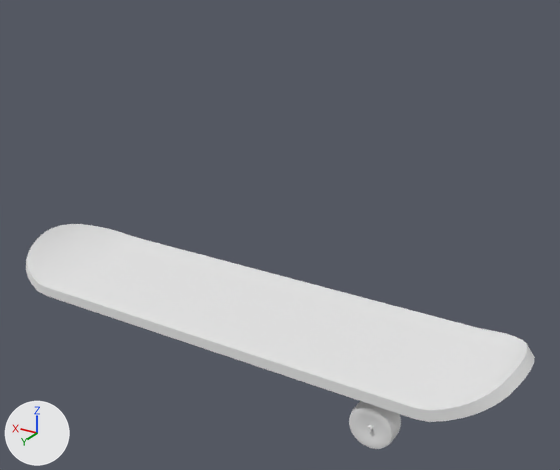
One commit to the Blender file blends/skateboard.blend: the scene before it, then after it.
One viewpoint serves both versions: a camera (50 mm lens) standing at (-5.07, 7.64, 5.02) and looking at (-0.42, -0.11, 1.15). Every picture has the same lights, and +X, +Y and +Z are marked at lower left.

Objects in the first picture: 'axis', 'board', 'wheel'.
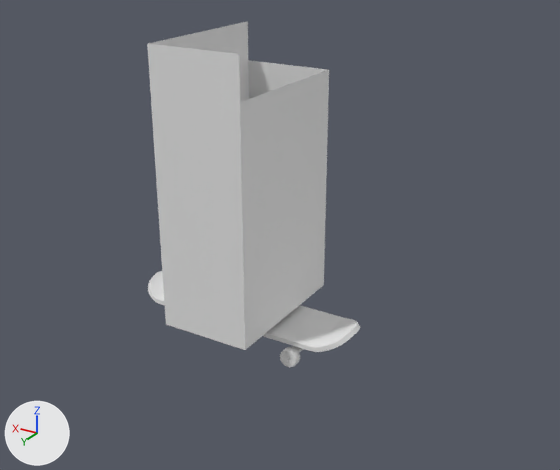
Where the newer file only moved an object's origin or applied its transform, the numbers keep the older frame.

The change, as a diff of the scene's bpy script:
```diff
--- a/blends/skateboard.blend.py
+++ b/blends/skateboard.blend.py
@@ me_cube @@
 me_cube.from_pydata(...)  # 46 vertices, 45 faces; spans x -3.7..0.0, y -1.0..1.0, z -0.07..0.41
 # used by ob_board; location = (0.0, 0.0, 0.0)
+# me_cube part 1: the whole mesh is scaled about the mesh origin by 0.429
 me_cube.materials.append(mat_material)
@@ me_cylinder_001 @@
 me_cylinder_001.from_pydata(...)  # 832 vertices, 768 faces; spans x -0.143..0.143, y -0.28..0.28, z -0.28..0.28
 # used by ob_wheel; location = (-2.22, 0.77, -0.47); rotation_euler = (0.0, 0.0, -1.571), in degrees (0, 0, -90)
+# me_cylinder_001 part 2: the whole mesh is scaled about its middle by 0.429, then moved by (0.329, 1.323, 0.269)
@@ me_cube_003 @@
+me_cube_003.from_pydata([(-0.6, -1.0, -1.0), (-0.6, -1.0, 1.0), (-0.6, 1.0, -1.0), (-0.6, 1.0, 1.0), (0.6, -1.0, -1.0), (0.6, -1.0, 1.0), (0.6, 1.0, -1.0), (0.6, 1.0, 1.0), (-0.6, -1.0, 1.0), (-0.6, 1.0, 1.0), (0.6, -1.0, 1.0), (0.6, 1.0, 1.0), (-0.6, -1.0, 2.0), (-0.6, 1.0, 2.0), (0.6, 1.0, 2.0), (0.6, -1.0, 2.0), (-0.6, 1.0, 2.5), (0.6, 1.0, 2.5), (0.6, -1.0, 2.5)], [], [(0, 1, 3, 2), (2, 3, 7, 6), (6, 7, 5, 4), (4, 5, 1, 0), (2, 6, 4, 0), (7, 3, 1, 5), (9, 11, 10, 8), (10, 15, 12, 8), (11, 14, 15, 10), (9, 13, 14, 11), (8, 12, 13, 9), (14, 17, 18, 15), (13, 16, 17, 14)])
@@ ob_axis @@
 ob_axis.parent = ob_suspension
-ob_axis.matrix_parent_inverse = Matrix(((1.0, 0.0, 0.0, 2.213), (0.0, 1.0, 0.0, -0.000829), (0.0, 0.0, 1.0, 0.241), (0.0, 0.0, 0.0, 1.0)))
+ob_axis.matrix_parent_inverse = Matrix(((1.0, 0.0, 0.0, 0.893), (0.0, 1.0, 0.0, -0.11), (0.0, 0.0, 1.0, 0.102), (0.0, 0.0, 0.0, 1.0)))
 ob_axis.location = (-2.215, 0.000829, -0.466)
@@ ob_cube @@
+ob_cube = bpy.data.objects.new('Cube', me_cube_003)
+ob_cube.location = (0.0, 0.0, 1.1)
```

Location of each change, (x1, y1, x2, y2) in pixels of the pictures (560 x 470 px):
'Cube', added
    after: (147, 21, 329, 350)
'board', mesh rescaled (58% narrower, 59% shorter)
    before: (26, 224, 535, 422)
    after: (148, 271, 360, 352)
'wheel', mesh rescaled
    before: (349, 401, 401, 449)
    after: (280, 347, 300, 367)
'axis', moved (not visible afterwards)
    before: (366, 425, 373, 432)
